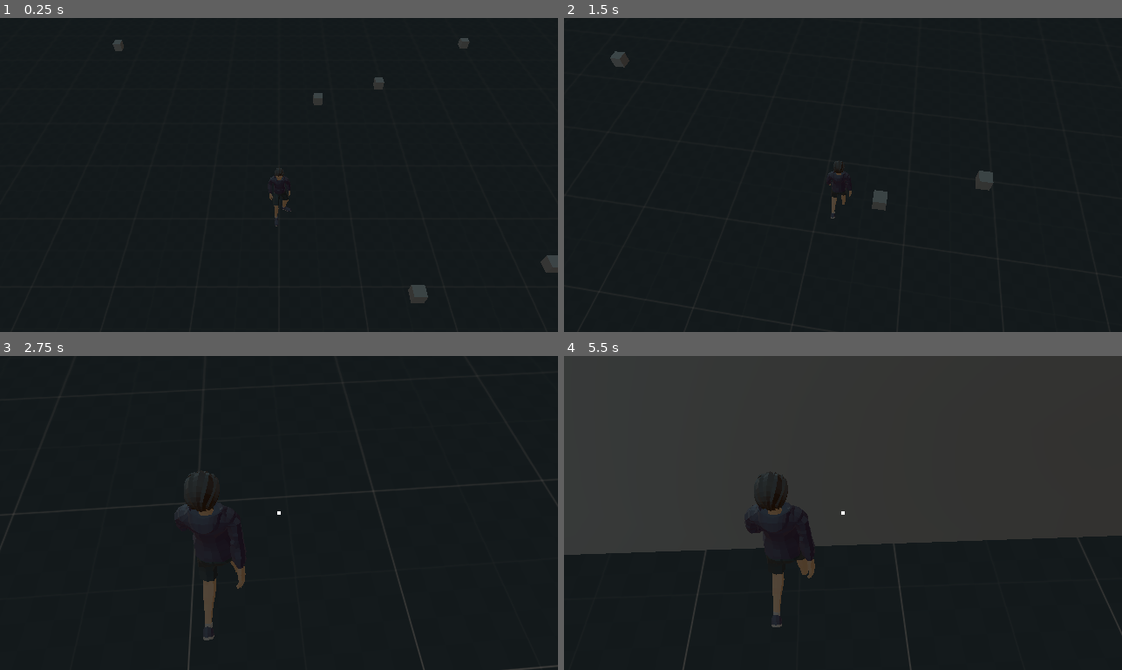
Above: before the commit, frames 1-4 (two rows, left to right).
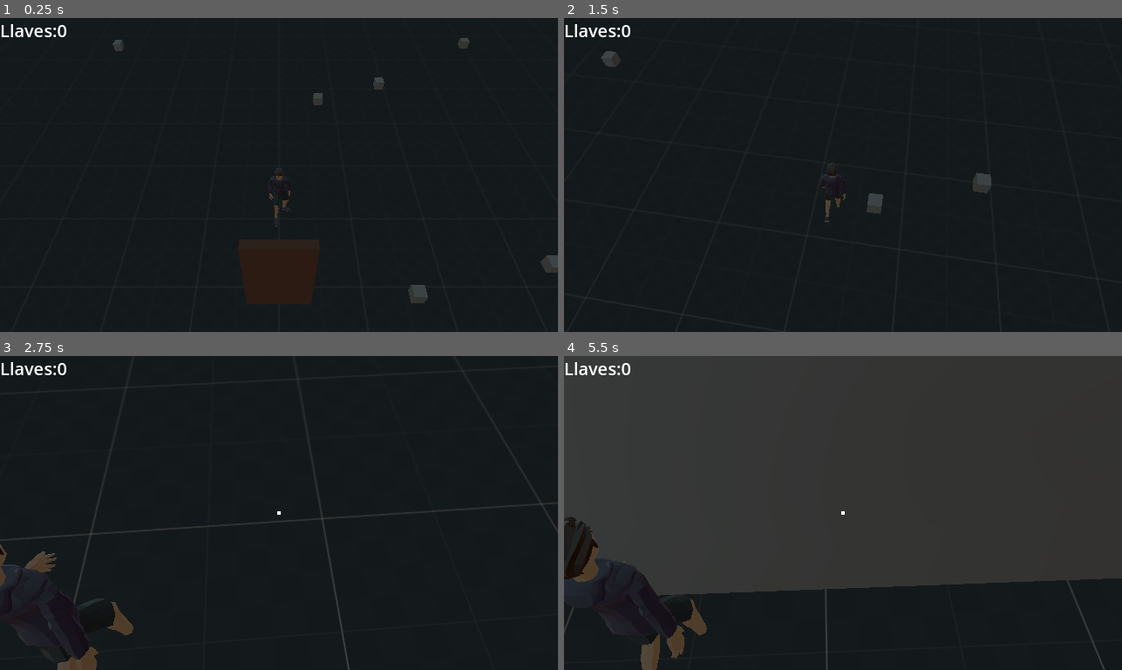
Above: after the commit, the same moments.

Repository: ThomasAstete/prototipo-juego
Game: Godot game, scene res://Scenes/world_prototype.tscn
Same seed, same stepped clock (60 frames per second), same inputs: the game is played once before the commit and once after it.
Inputs (mouse positions are in pixels of both pictures, inside the frame that each line leads up to):
- Up to frame 1 (0.25 s): no input
- Up to frame 2 (1.5 s): move the mouse to (870, 175) at 0.52 s; hold Right mouse button (aim) 0.53-1.28 s; hold Up (ui_up) from 0.53 s (still down); tap E (interact) at 0.8, 1.35 s; move the mouse to (815, 175) at 1.27 s
- Up to frame 3 (2.75 s): keep holding Up (ui_up); right-click (251, 513) at 1.55 s; move the mouse to (290, 506) at 2.02 s; hold Right mouse button (aim) from 2.03 s (still down); tap E (interact) at 2.3 s
- Up to frame 4 (5.5 s): keep holding Up (ui_up); move the mouse to (837, 519) at 2.77 s; release Right mouse button (aim) at 2.78 s; tap E (interact) at 2.85, 3.8, 4.35, 5.3 s; right-click (837, 519) at 3.05 s; move the mouse to (887, 516) at 3.52 s; hold Right mouse button (aim) 3.53-4.28 s; move the mouse to (798, 509) at 4.27 s; right-click (798, 509) at 4.55 s; move the mouse to (848, 513) at 5.02 s; hold Right mouse button (aim) from 5.03 s (still down)

The runs differ from the first frame. In frame 1, 0.6% of the frame differs, in the area x 0-58%, y 1-74%; in frame 2, 0.8%; in frame 3, 2.4%; in frame 4, 15%, in the area x 0-100%, y 1-100%.

Commit message:
correcciones 2

Diff:
--- a/Scenes/player.tscn
+++ b/Scenes/player.tscn
@@ -8,6 +8,12 @@
 height = 1.6883545
 
 [sub_resource type="SphereShape3D" id="SphereShape3D_6t5aa"]
+
+[sub_resource type="LabelSettings" id="LabelSettings_6t5aa"]
+font_size = 20
+
+[sub_resource type="LabelSettings" id="LabelSettings_vgqql"]
+font_size = 20
 
 [node name="Player" type="CharacterBody3D"]
 collision_layer = 2
@@ -20,6 +26,7 @@
 [node name="CameraPivot" type="Node3D" parent="." node_paths=PackedStringArray("crosshair_ui")]
 transform = Transform3D(1, 0, 0, 0, 1, 0, 0, 0, 1, 0, 1.5, 0)
 script = ExtResource("2_6t5aa")
+aim_h_offset = 1.2
 crosshair_ui = NodePath("../CanvasLayer/CenterContainer/MiraUi")
 
 [node name="SpringArm3D" type="SpringArm3D" parent="CameraPivot"]
@@ -32,7 +39,7 @@
 fov = 45.0
 
 [node name="RayCast3D" type="RayCast3D" parent="CameraPivot/SpringArm3D/Camera3D"]
-target_position = Vector3(0, 0, -100)
+target_position = Vector3(0, 0, -3)
 collision_mask = 17
 
 [node name="Casual_Hoodie" parent="." instance=ExtResource("1_v0iea")]
@@ -114,4 +121,26 @@
 custom_minimum_size = Vector2(4, 4)
 layout_mode = 2
 
+[node name="ContadorUI" type="Label" parent="CanvasLayer"]
+offset_right = 40.0
+offset_bottom = 23.0
+text = "Llaves:0"
+label_settings = SubResource("LabelSettings_6t5aa")
+
+[node name="MensajeVictoria" type="Label" parent="CanvasLayer"]
+visible = false
+anchors_preset = 8
+anchor_left = 0.5
+anchor_top = 0.5
+anchor_right = 0.5
+anchor_bottom = 0.5
+offset_left = -38.5
+offset_top = -11.5
+offset_right = 38.5
+offset_bottom = 11.5
+grow_horizontal = 2
+grow_vertical = 2
+text = "Escapaste"
+label_settings = SubResource("LabelSettings_vgqql")
+
 [editable path="Casual_Hoodie"]
--- a/Scenes/world_prototype.tscn
+++ b/Scenes/world_prototype.tscn
@@ -1,9 +1,10 @@
-[gd_scene load_steps=8 format=3 uid="uid://bpelk0ox6peai"]
+[gd_scene load_steps=11 format=3 uid="uid://bpelk0ox6peai"]
 
 [ext_resource type="Material" uid="uid://kxis4q124ki1" path="res://Assets/Textures/suelo.tres" id="1_ahdyh"]
 [ext_resource type="PackedScene" uid="uid://cxiu3uoil06js" path="res://Scenes/player.tscn" id="2_kejqg"]
 [ext_resource type="PackedScene" uid="uid://d3tkrl6yurbpf" path="res://Scenes/item_llave.tscn" id="3_qgln6"]
 [ext_resource type="Script" uid="uid://bdabh3y06yxub" path="res://Scripts/generador_items.gd" id="3_v2md1"]
+[ext_resource type="Script" uid="uid://uwa3eskqt0ys" path="res://Scripts/puerta_salida.gd" id="5_sa2hf"]
 
 [sub_resource type="ProceduralSkyMaterial" id="ProceduralSkyMaterial_qgln6"]
 sky_top_color = Color(0.5294118, 0.80784315, 0.92156863, 1)
@@ -21,6 +22,12 @@
 ssr_enabled = true
 volumetric_fog_enabled = true
 volumetric_fog_density = 0.01
+
+[sub_resource type="BoxShape3D" id="BoxShape3D_m7du4"]
+size = Vector3(1.5, 2.5, 0.2)
+
+[sub_resource type="StandardMaterial3D" id="StandardMaterial3D_sa2hf"]
+albedo_color = Color(0.49803922, 0.31764707, 0.2, 1)
 
 [node name="WorldPrototype" type="Node3D"]
 
@@ -59,3 +66,19 @@
 altura_spawn = 1.0
 area_x = 18.0
 area_z = 18.0
+
+[node name="PuertaSalida" type="Area3D" parent="."]
+transform = Transform3D(1, 0, 0, 0, 1, 0, 0, 0, 1, 0, 1.7979407, 2.156925)
+collision_mask = 3
+script = ExtResource("5_sa2hf")
+
+[node name="CollisionShape3D" type="CollisionShape3D" parent="PuertaSalida"]
+transform = Transform3D(1, 0, 0, 0, 1, 0, 0, 0, 1, 0, 0.00432539, 0.20000005)
+shape = SubResource("BoxShape3D_m7du4")
+metadata/_edit_group_ = true
+
+[node name="CSGBox3D" type="CSGBox3D" parent="PuertaSalida"]
+transform = Transform3D(1, 0, 0, 0, 1, 0, 0, 0, 1, 0, 0.00432539, 0.20000005)
+size = Vector3(1.5, 2.5, 0.2)
+material = SubResource("StandardMaterial3D_sa2hf")
+metadata/_edit_group_ = true
--- a/Scripts/camera_pivot.gd
+++ b/Scripts/camera_pivot.gd
@@ -6,10 +6,13 @@
 @export var top_down_dist = 9.0
 
 @export_group("Aim Settings")
-@export var aim_rot = -10.0
-@export var aim_dist = 2.5
-@export var aim_h_offset : float = 0.5
-@export var aim_v_offset : float = 0.0
+# Ya no necesitamos "Aim Rot" fijo, porque tú controlarás la altura con el mouse
+@export var aim_dist = 1.5
+@export var aim_h_offset : float = 1.3 # Personaje a la izquierda
+@export var aim_v_offset : float = 0.3 # Cámara sobre el hombro
+
+@export_group("UI")
+@export var crosshair_ui : Control
 
 @export_group("Control")
 @export var mouse_sensitivity : float = 0.005
@@ -18,10 +21,6 @@
 @onready var spring_arm = $SpringArm3D
 @onready var camera = $SpringArm3D/Camera3D
 
-@export_group("UI")
-@export var crosshair_ui : Control # Arrastraremos aquí el nodo "MiraUI"
-# Ya no necesitamos referencia al player para rotarlo
-
 var is_aiming : bool = false
 
 func _ready():
@@ -29,39 +28,46 @@
 
 func _unhandled_input(event):
 	if event is InputEventMouseMotion:
-		# CAMBIO IMPORTANTE:
-		# Antes: player.rotate_y(...) -> Giraba al personaje
-		# Ahora: rotate_y(...) -> Gira SOLO el pivote (la cámara orbita)
+		# 1. Rotación Horizontal (Siempre libre)
 		rotate_y(-event.relative.x * mouse_sensitivity)
 
-		# Rotación vertical (Solo si apuntamos o si quieres cámara libre total)
-		# Si quieres poder mirar arriba/abajo siempre, quita el "if is_aiming"
+		# 2. Rotación Vertical (SOLO AL APUNTAR)
 		if is_aiming:
+			# Permitimos mover el mouse arriba/abajo
 			rotation.x -= event.relative.y * mouse_sensitivity
-			rotation.x = clamp(rotation.x, deg_to_rad(-80), deg_to_rad(60))
+
+			# --- AQUÍ ESTÁ EL TRUCO (CLAMP) ---
+			# Limitamos hasta dónde puedes bajar y subir la cabeza.
+			# -70 grados: Mirar casi a tus propios pies (para ver items).
+			#  15 grados: Mirar un poco hacia arriba (para enemigos altos).
+			rotation.x = clamp(rotation.x, deg_to_rad(-70), deg_to_rad(15))
 
 func _process(delta):
-	# Detectar input
+	# Detectar Input
 	if Input.is_action_pressed("aim"):
 		is_aiming = true
 	else:
 		is_aiming = false
 
-	# --- CONTROLAR LA MIRA (NUEVO) ---
+	# Control UI
 	if crosshair_ui:
-		crosshair_ui.visible = is_aiming # Solo se ve si apuntamos
-	# Detectar Click Derecho
-	is_aiming = Input.is_action_pressed("aim")
+		crosshair_ui.visible = is_aiming
 
-	# --- INTERPOLACIÓN Y ZOOM ---
+	# --- INTERPOLACIÓN ---
 	if is_aiming:
+		# MODO APUNTAR
+		# Nota: YA NO tocamos 'rotation.x' aquí, porque lo controla tu mouse arriba.
+
+		# Solo suavizamos el Zoom y el movimiento al hombro
 		spring_arm.spring_length = lerp(spring_arm.spring_length, aim_dist, delta * lerp_speed)
 		camera.h_offset = lerp(camera.h_offset, aim_h_offset, delta * lerp_speed)
 		camera.v_offset = lerp(camera.v_offset, aim_v_offset, delta * lerp_speed)
+
 	else:
-		# Modo Top Down
-		var target_rot_rad = deg_to_rad(top_down_rot)
-		rotation.x = lerp_angle(rotation.x, target_rot_rad, delta * lerp_speed)
+		# MODO TOP DOWN (Aquí sí forzamos la vista aérea)
+		var target_rot_top = deg_to_rad(top_down_rot)
+		rotation.x = lerp_angle(rotation.x, target_rot_top, delta * lerp_speed)
+
 		spring_arm.spring_length = lerp(spring_arm.spring_length, top_down_dist, delta * lerp_speed)
 		camera.h_offset = lerp(camera.h_offset, 0.0, delta * lerp_speed)
 		camera.v_offset = lerp(camera.v_offset, 0.0, delta * lerp_speed)
--- a/Scripts/item_llave.gd
+++ b/Scripts/item_llave.gd
@@ -1,7 +1,4 @@
 extends StaticBody3D
 
 func interactuar():
-	print("¡Recogiste una llave!")
-	# Aquí podrías sumar puntos, agregar al inventario, etc.
-	# Por ahora, simplemente la haremos desaparecer:
 	queue_free()
--- a/Scripts/player.gd
+++ b/Scripts/player.gd
@@ -1,6 +1,8 @@
 extends CharacterBody3D
 
 # --- CONFIGURACIÓN ---
+var llaves_colectadas : int = 0
+@onready var contador_label = $CanvasLayer/ContadorUI # Ajusta la ruta si es necesario
 @export_group("Movimiento")
 @export var speed : float = 5.0
 @export var rotation_speed : float = 10.0
@@ -10,20 +12,39 @@
 @export var rotation_offset : float = 180.0
 
 @export_group("Interacción")
+# Esta ruta debe ser correcta
 @onready var interaction_ray = $CameraPivot/SpringArm3D/Camera3D/RayCast3D
+# Necesitamos la referencia a la cámara para saber dónde está el centro de la pantalla
+@onready var camera = $CameraPivot/SpringArm3D/Camera3D
 
 # --- REFERENCIAS ---
 @onready var camera_pivot = $CameraPivot
 @onready var visuals = $Casual_Hoodie
 
-# IMPORTANTE: Ajusta la ruta si tu AnimationPlayer está más adentro
-# Si activaste "Hijos Editables", arrastra el nodo AnimationPlayer aquí para obtener la ruta correcta
+# Ajusta si es necesario
 @onready var anim_player = $Casual_Hoodie/AnimationPlayer
 
 func _physics_process(delta):
 	# 1. GRAVEDAD
 	if not is_on_floor():
 		velocity.y -= gravity * delta
+
+	# --- CORRECCIÓN DE PUNTERÍA (NUEVO) ---
+	# Esto obliga al RayCast a apuntar EXACTAMENTE al centro de tu pantalla,
+	# sin importar cuánto muevas la cámara con H_Offset.
+	if camera and interaction_ray:
+		# Calculamos el centro exacto de tu ventana de juego
+		var center_screen = get_viewport().get_visible_rect().size / 2
+
+		# Proyectamos un punto desde la cámara hacia el infinito pasando por el centro
+		var ray_origin = camera.project_ray_origin(center_screen)
+		var ray_normal = camera.project_ray_normal(center_screen)
+		var ray_target = ray_origin + (ray_normal * 1000.0) # 1000 metros al frente
+
+		# Forzamos al RayCast a mirar a ese punto
+		interaction_ray.global_position = ray_origin
+		interaction_ray.look_at(ray_target)
+
 
 	# 2. INPUT
 	var input_dir = Input.get_vector("ui_left", "ui_right", "ui_up", "ui_down")
@@ -43,13 +64,11 @@
 		direction = (cam_forward * -input_dir.y) + (cam_right * input_dir.x)
 		direction = direction.normalized()
 
-	# 4. MOVER Y ANIMAR (MODIFICADO)
+	# 4. MOVER Y ANIMAR
 	if direction:
 		velocity.x = direction.x * speed
 		velocity.z = direction.z * speed
 
-		# --- AQUÍ ACTIVAMOS LA ANIMACIÓN DE CAMINAR ---
-		# Cambia "Walk" por el nombre exacto que viste en el AnimationPlayer
 		if anim_player:
 			anim_player.play("Walk")
 
@@ -57,8 +76,6 @@
 		velocity.x = move_toward(velocity.x, 0, speed)
 		velocity.z = move_toward(velocity.z, 0, speed)
 
-		# --- AQUÍ ACTIVAMOS LA ANIMACIÓN DE ESTAR QUIETO ---
-		# Cambia "Idle" por el nombre exacto
 		if anim_player:
 			anim_player.play("Idle")
 
@@ -78,7 +95,17 @@
 		check_interaction()
 
 func check_interaction():
+	# DEBUG: Verifica qué toca el rayo corregido
 	if interaction_ray.is_colliding():
 		var objeto = interaction_ray.get_collider()
+		# print("Tocando: ", objeto.name) # Descomenta si necesitas probar
+
 		if objeto.has_method("interactuar"):
 			objeto.interactuar()
+			agregar_llave()
+
+func agregar_llave():
+	llaves_colectadas += 1
+	contador_label.text = "Llaves: " + str(llaves_colectadas)
+	print("¡Tengo una llave más!")
+	# Actualizamos el texto en pantalla
--- /dev/null
+++ b/Scripts/puerta_salida.gd
@@ -0,0 +1,34 @@
+extends Area3D
+
+# Cantidad de llaves necesarias para ganar
+@export var llaves_necesarias : int = 3
+
+func _ready():
+	# Esto conecta automáticamente la señal de "alguien entró"
+	body_entered.connect(_on_body_entered)
+
+func _on_body_entered(body):
+	# 1. Verificamos si quien entró es el Player (por su nombre)
+	if body.name == "Player":
+		print("El jugador tocó la puerta.")
+
+		# 2. Verificamos si tiene las llaves (accedemos a su variable)
+		# Asegúrate de que en player.gd la variable se llame 'llaves_colectadas'
+		if body.get("llaves_colectadas") != null:
+			if body.llaves_colectadas >= llaves_necesarias:
+				ganar_partida(body)
+			else:
+				print("Puerta cerrada. Tienes ", body.llaves_colectadas, " / ", llaves_necesarias)
+		else:
+			print("Error: No encuentro la variable 'llaves_colectadas' en el Player")
+
+func ganar_partida(player):
+	print("¡VICTORIA!")
+
+	# 1. Mostrar el cartel de 'ESCAPASTE'
+	var cartel = player.get_node_or_null("CanvasLayer/MensajeVictoria")
+	if cartel:
+		cartel.visible = true
+
+	# 2. (Opcional) Detener el tiempo del juego
+	# get_tree().paused = true
Not shown: 1 places in Scenes/player.tscn that only renumber resources
Not shown, added: Scripts/puerta_salida.gd.uid
